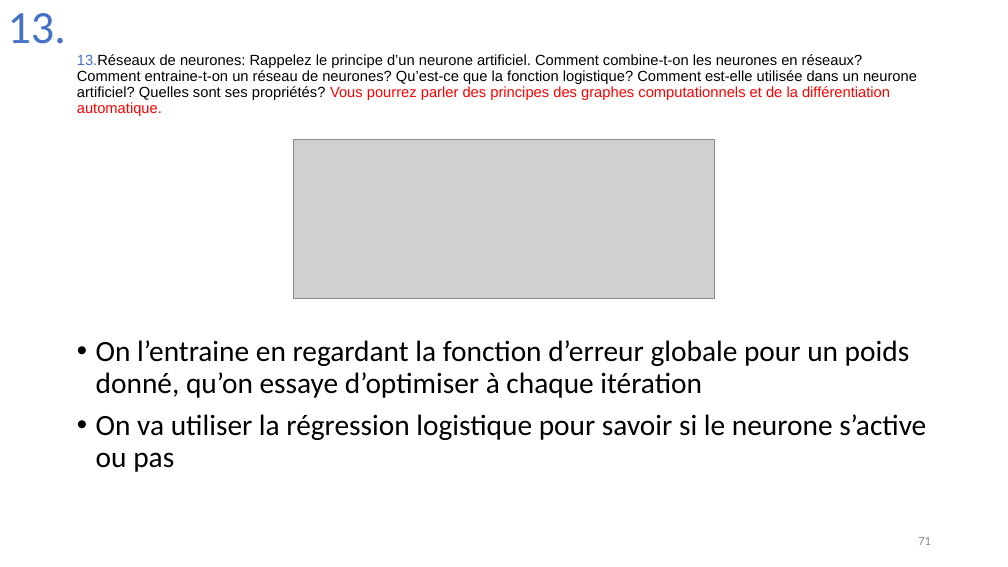
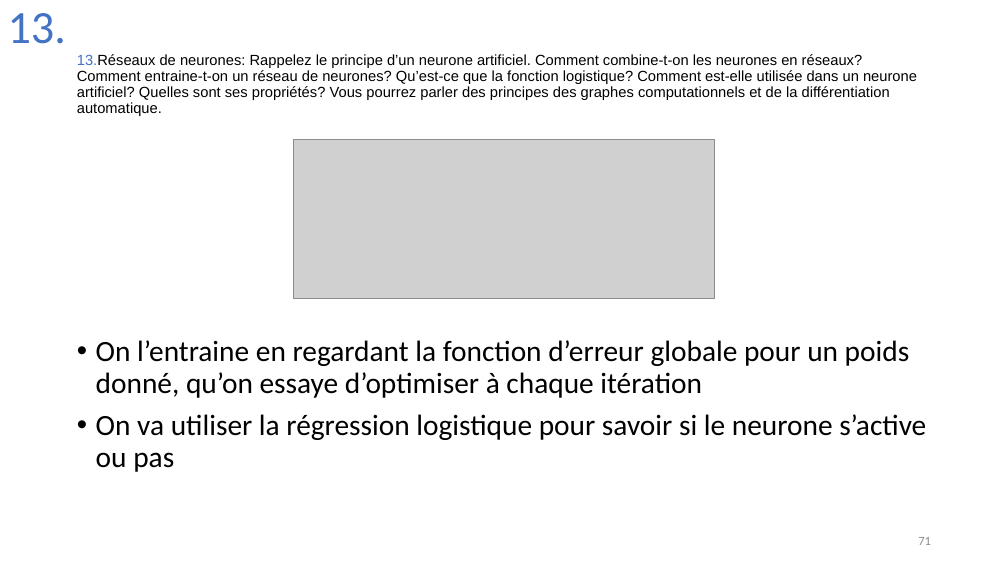
Before and after one commit to Joao-Quinta/Uni3eme, a slide deck: slide 71 of intelligenceArtificielle/Intelligence_artificielle_exam.pptx. Drawn at 1008x567 pixels with LibreOffice and Linux fonts; fonts in the diff are those of the drawing; grey boxes stand for pictures. Boxes give left, top, right and bottom in pixels: in the first picture for what was removed or moved away, otherwise in the second. Text is boxed around its words. In the diff, an @@ line names an element or a change of style, - is before the commit and + after.

```diff
--- a/intelligenceArtificielle/Intelligence_artificielle_exam.pptx
+++ b/intelligenceArtificielle/Intelligence_artificielle_exam.pptx
@@ title "13.Réseaux de neurones: Rappelez le ..." at [77,54,917,116]: text colour #FF0000 to #000000 in "Vous pourrez parler des principes des graphes ..." @@
```
Also in this commit, not shown: 5 other slides changed.
